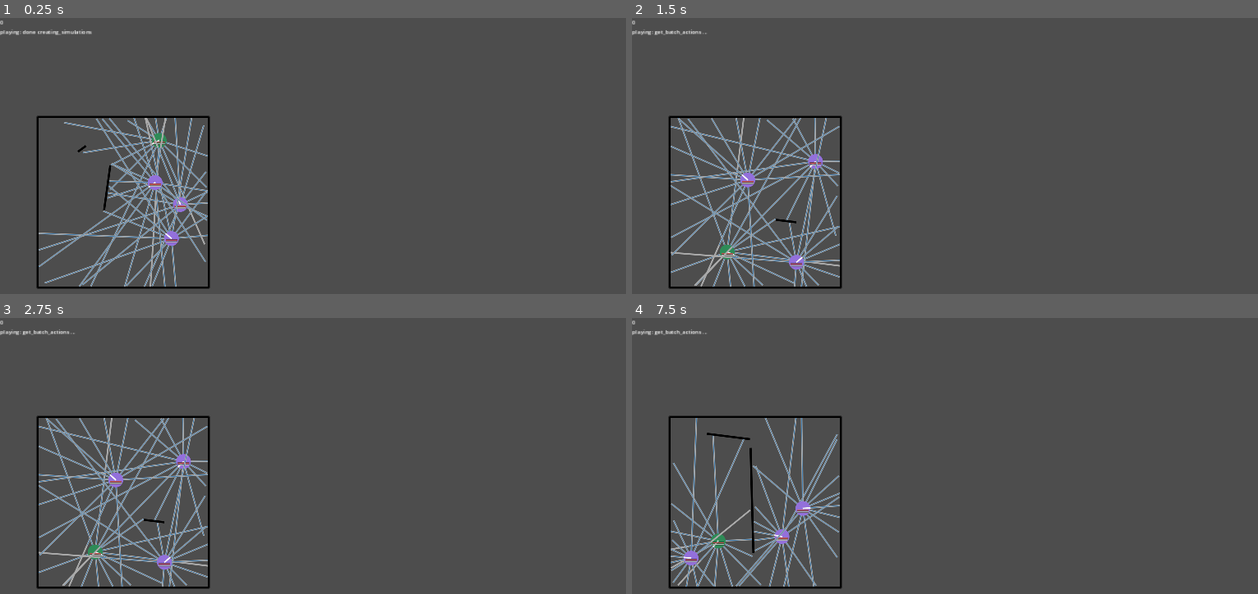
Above: before the commit, frames 1-4 (two rows, left to right).
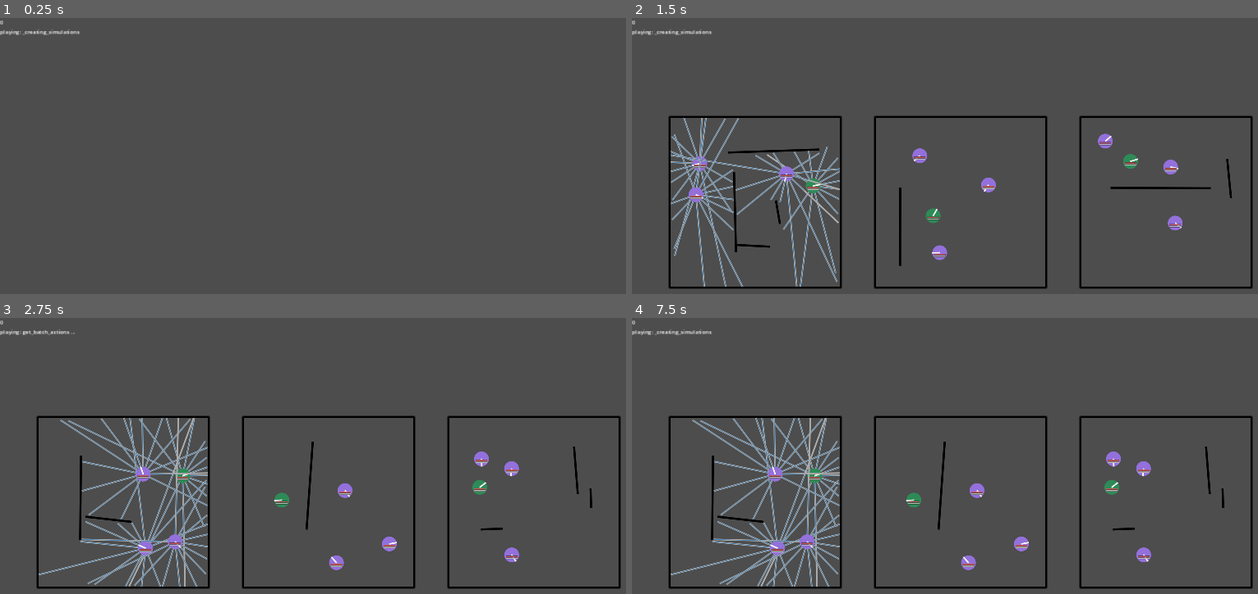
Above: after the commit, the same moments.

Repository: stokatyan/godot-ai
Game: Godot game, scene res://ZombieGame/ZEnv.tscn
Same seed, same stepped clock (60 frames per second), same inputs: the game is played once before the commit and once after it.
Inputs:
- Up to frame 1 (0.25 s): no input
- Up to frame 2 (1.5 s): tap Enter at 0.5 s; hold D 0.53-1.28 s; tap 2 at 0.6 s; tap Space at 0.77, 1.25 s; hold S from 1.28 s (still down); tap 3 at 1.35 s
- Up to frame 3 (2.75 s): tap Space at 1.52 s; tap Enter at 2 s; release S at 2.03 s; hold D from 2.03 s (still down); tap O at 2.1 s
- Up to frame 4 (7.5 s): tap Space at 2.75, 3.02, 3.77, 4.25, 4.52, 6.02, 6.77 s; release D at 2.78 s; hold Up 2.78-3.53 s; tap Enter at 2.85, 3.5 s; hold 7 3.53-4.28 s; hold A 3.53-5.03 s; tap 8 at 4.35 s; hold S 5.03-5.78 s; hold 9 5.03-5.78 s; hold D 5.78-6.53 s; tap 0 at 5.85 s; hold Up 6.53-7.28 s; hold Shift 6.53-7.28 s; hold D from 7.28 s (still down); tap 2 at 7.35 s

The runs differ from the first frame. In frame 1, 4.9% of the frame differs, in the area x 3-34%, y 4-99%; in frame 2, 9.3%; in frame 3, 9.3%, in the area x 6-100%, y 35-99%; in frame 4, 8.8%.
Error in both runs: Cannot call method 'poll' on a null value. (res://AI/AIServerTCP.gd:40)

Commit message:
Imcrease env properties

Diff:
--- a/godot-ai-client/ZombieGame/ZEnv.gd
+++ b/godot-ai-client/ZombieGame/ZEnv.gd
@@ -81,7 +81,7 @@
 	return ZSimulation.new() as ZSimulation
 
 func get_simulation_count() -> int:
-	return 1
+	return 20
 
 func get_steps_in_round() -> int:
 	return 105
--- a/godot-ai-client/ZombieGame/ZSimulation.gd
+++ b/godot-ai-client/ZombieGame/ZSimulation.gd
@@ -330,7 +330,8 @@
 	_agents_to_prev_actions[agent] = prev_actions
 
 	var prev_observations = _agents_to_prev_observations[agent]
-	prev_observations.append(_get_current_observation(agent_index))
+	var agent_obs = _get_current_observation(agent_index)
+	prev_observations.append(agent_obs)
 	prev_observations.pop_front()
 	_agents_to_prev_observations[agent] = prev_observations
 
--- a/godot-ai-client/ZombieGame/ZZombie.gd
+++ b/godot-ai-client/ZombieGame/ZZombie.gd
@@ -16,7 +16,7 @@
 		return 0.01
 
 func _init():
-	_attack_damage = 0.1
+	_attack_damage = 0.04
 	_radius = 20
 	_physics_body = PhysicsServer2D.body_create()
 	_physics_shape = PhysicsServer2D.circle_shape_create()
